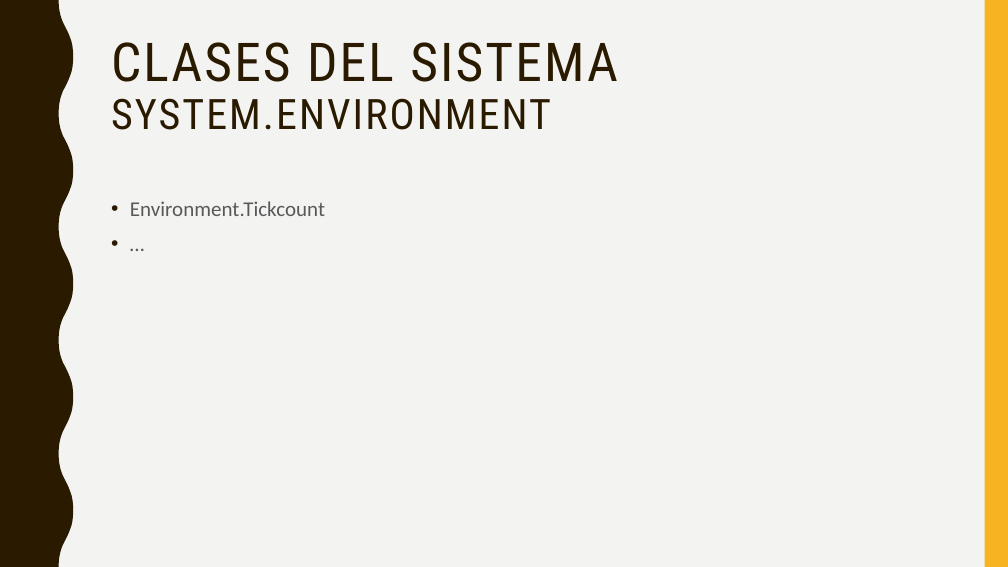
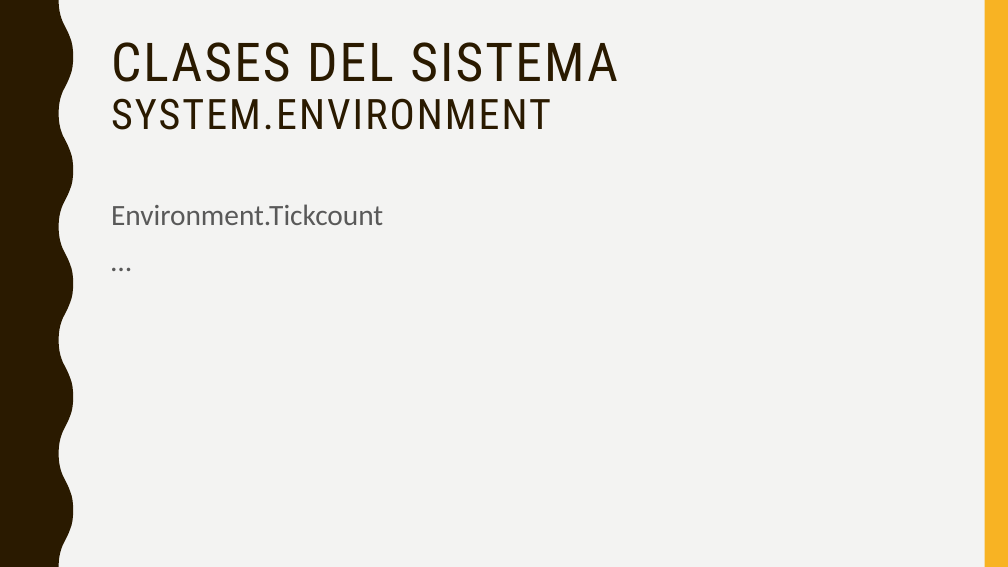
Before and after one commit to crisgon123/backend.tecsup3, a slide deck: slide 3 of Semana 4/Día 3/poo (2da).pptx. Drawn at 1008x567 pixels with LibreOffice and Linux fonts; fonts in the diff are those of the drawing. Boxes give left, top, right and bottom in pixels: in the first picture for what was removed or moved away, otherwise in the second. Text is boxed around its words. In the diff, an @@ line names an element or a change of style, - is before the commit and + after.

```diff
--- a/Semana 4/Día 3/poo (2da).pptx
+++ b/Semana 4/Día 3/poo (2da).pptx
@@ text "Environment.Tickcount" at box(111, 204, 383, 225): size 20 to 28 pt; bullet • to none @@
```
Also in this commit, not shown: 2 other slides changed, 2 other files.
